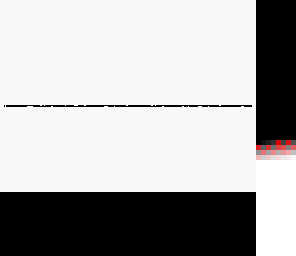
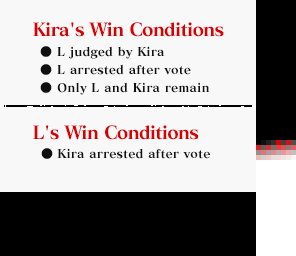
Layers edited between the first and the second 296px x 256px image:
added layer "Kira arrested after vote" above "L judged by Kira L arrested after vote Only L and Kira remain" over left=57, top=148, right=210, bottom=159
added layer "L judged by Kira L arrested after vote Only L and Kira remain" above "Kira's Win Conditions L's Win Conditions" over left=57, top=46, right=210, bottom=95
added layer "Kira's Win Conditions L's Win Conditions" above "Layer 1" over left=33, top=22, right=224, bottom=140
painted on "Layer 1" over left=35, top=46, right=53, bottom=159
